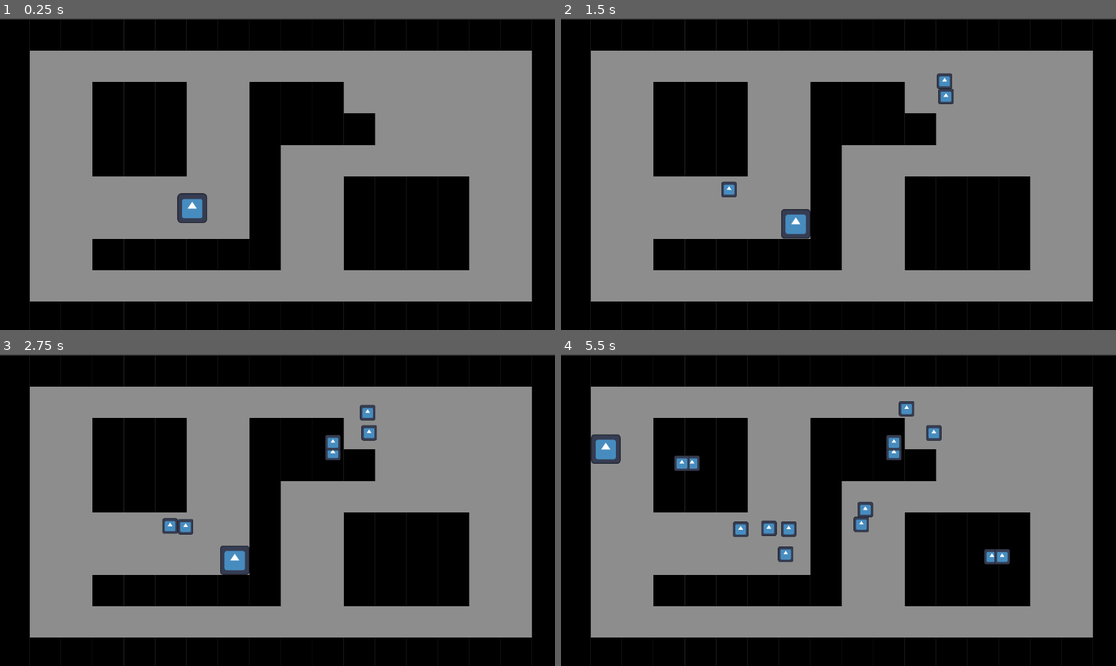
Above: before the commit, frames 1-4 (two rows, left to right).
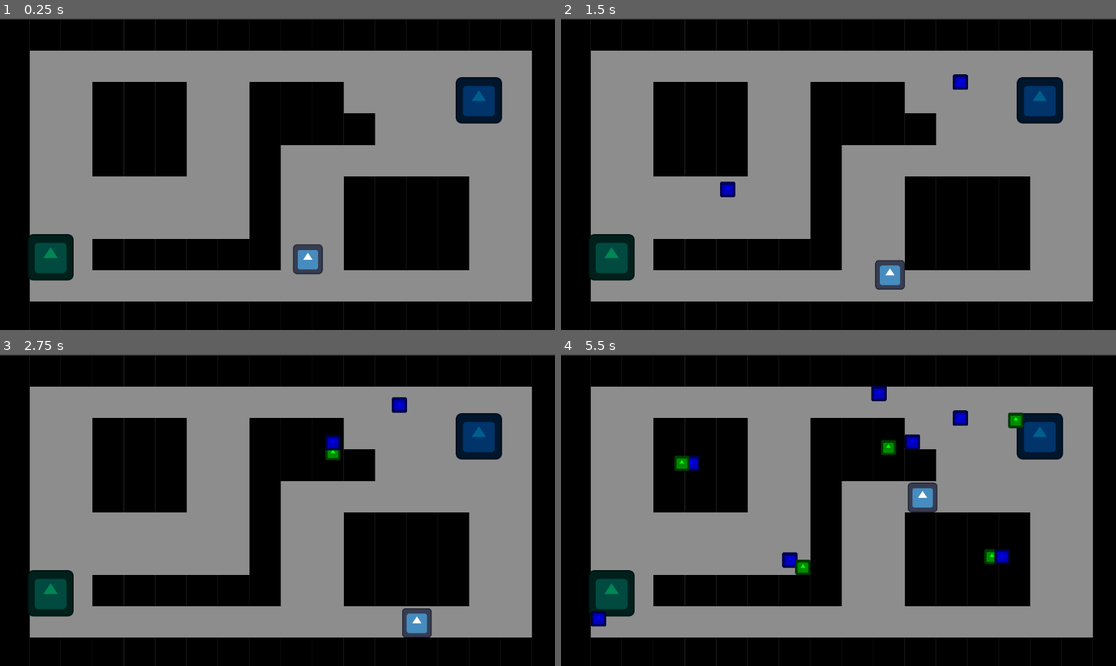
Above: after the commit, the same moments.

Repository: CarlosBobato/Spreading-It-Game-Jam
Game: Godot game, scene res://WorldScenes/2DScene/world.tscn
The game is run twice, just before and just after one commit, with the same random seed, the same clock (stepped at 60 frames per second) and the same inputs. The engine's default icon, where the game draws it, is replaced by a stand-in: a white triangle on a blue panel in a dark square.
Inputs (mouse positions are in pixels of both pictures, inside the frame that each line leads up to):
- Up to frame 1 (0.25 s): no input
- Up to frame 2 (1.5 s): tap Enter at 0.5 s; move the mouse to (960, 158) at 0.52 s; hold D (MoveRight) 0.53-1.28 s; click (960, 158) at 0.6 s; right-click (960, 158) at 0.8 s; move the mouse to (727, 189) at 1.27 s; hold S (MoveDown) from 1.28 s (still down); right-click (727, 189) at 1.35 s
- Up to frame 3 (2.75 s): click (166, 525) at 1.55 s; move the mouse to (333, 441) at 2.02 s; release S (MoveDown) at 2.03 s; hold D (MoveRight) from 2.03 s (still down); click (333, 441) at 2.1 s; right-click (333, 441) at 2.3 s
- Up to frame 4 (5.5 s): move the mouse to (810, 572) at 2.77 s; release D (MoveRight) at 2.78 s; hold W (MoveUp) 2.78-3.53 s; right-click (810, 572) at 2.85 s; click (810, 572) at 3.05 s; move the mouse to (1005, 556) at 3.52 s; hold A (MoveLeft) 3.53-5.03 s; click (1005, 556) at 3.6 s; right-click (1005, 556) at 3.8 s; move the mouse to (672, 463) at 4.27 s; right-click (672, 463) at 4.35 s; click (672, 463) at 4.55 s; move the mouse to (866, 510) at 5.02 s; hold S (MoveDown) from 5.03 s (still down); click (866, 510) at 5.1 s; right-click (866, 510) at 5.3 s

The runs differ from the first frame. In frame 1, 3.4% of the frame differs, in the area x 5-91%, y 18-85%; in frame 2, 4.0%; in frame 3, 4.3%; in frame 4, 6.0%, in the area x 5-91%, y 10-88%.
Error after the commit: Invalid cast: can't convert a non-object value to an object type. (res://BaseUnit/base_unit.gd:27)

Commit message:
unit batteling and spawner
units now properly battle and find new targets without crashing;

spawner correnctly spanwns units according to map timer;

unit pheromone, propper testing map and structure convertion are the next steps necessary;

Diff:
--- a/BaseUnit/base_unit.gd
+++ b/BaseUnit/base_unit.gd
@@ -5,6 +5,8 @@
 
 # movement
 @export var base_speed = 35
+
+var enemies:Array
 
 # battle
 var chase_enemy = false
@@ -14,7 +16,7 @@
 @onready var navigation_agent := $NavigationAgent2D as NavigationAgent2D
 
 # health values
-@export var max_health = 300
+@export var max_health = 10
 var current_health = max_health
 
 # Detects if an enemy unit entered the zone,
@@ -22,20 +24,29 @@
 # actually an enemy, the unit should proceed to
 # chansing it and finally battling it once they are near enough
 func _on_detection_area_body_entered(body):
-
-	if "team_index" in body && body.team_index != team_index:
-		enemy = body
-		chase_enemy = true
-	pass
+	if body as CharacterBody2D:
+		if "team_index" in body && body.team_index != team_index:
+			print_debug("body entered detection area")
+			enemies.push_back(body)
+			if enemy == null:
+				enemy = enemies[0]
+				chase_enemy = true
 
 # Detects if a actor has left the detection zone,
 # if said actor is the same enemy that entered earlier
 # allows for desengagement
 func _on_detection_area_body_exited(body):
-	if body == enemy:
-		chase_enemy = false
-		enemy = null
-	pass
+
+	if enemies.has(body):
+		print_debug("enemy has left the area")
+		enemies.erase(body)
+		if body == enemy:
+			if enemies.is_empty():
+				enemy = null
+				chase_enemy = false
+			else:
+				enemy = enemies.pick_random()
+				chase_enemy = true
 
 func apply_damage():
 	if current_health <= 1:
@@ -50,7 +61,19 @@
 func make_path():
 	if enemy:
 		navigation_agent.target_position = enemy.global_position
-	pass
+
+func _on_attack_frequency_timeout():
+	if chase_enemy:
+		make_path()
+
+	for index in get_slide_collision_count():
+			var collision = get_slide_collision(index)
+			var collider = collision.get_collider()
+			if collider is CharacterBody2D:
+				if chase_enemy:
+					if enemies.has(collider):
+						print_debug("is attacking")
+						collider.apply_damage()
 
 # Called when the node enters the scene tree for the first time.
 func _ready():
@@ -65,19 +88,5 @@
 	# position += (enemy.position - position)/100
 	move_and_slide()
 
-	if chase_enemy:
-		make_path()
-		pass
-
-
-	for index in get_slide_collision_count():
-		var collision = get_slide_collision(index)
-		if collision.get_collider() is CharacterBody2D:
-			if chase_enemy:
-				if current_health > 0:
-					print_debug("is attacking")
-					enemy.apply_damage()
-				pass
-			pass
-
-	pass
+	if enemy != null && !enemies.is_empty():
+		enemy = enemies[0]
--- a/BaseUnit/base_unit.tscn
+++ b/BaseUnit/base_unit.tscn
@@ -13,6 +13,8 @@
 scale = Vector2(0.25, 0.25)
 collision_layer = 2
 collision_mask = 3
+motion_mode = 1
+wall_min_slide_angle = 0.0
 script = ExtResource("1_3d14g")
 
 [node name="Sprite2D" type="Sprite2D" parent="."]
@@ -27,6 +29,7 @@
 collision_mask = 3
 
 [node name="CollisionShape2D" type="CollisionShape2D" parent="DetectionArea"]
+visible = false
 scale = Vector2(45.3837, 45.3837)
 shape = SubResource("CircleShape2D_5rl40")
 
@@ -34,6 +37,8 @@
 shape = SubResource("CircleShape2D_04ce5")
 
 [node name="AttackFrequency" type="Timer" parent="."]
+autostart = true
 
 [connection signal="body_entered" from="DetectionArea" to="." method="_on_detection_area_body_entered"]
 [connection signal="body_exited" from="DetectionArea" to="." method="_on_detection_area_body_exited"]
+[connection signal="timeout" from="AttackFrequency" to="." method="_on_attack_frequency_timeout"]
--- /dev/null
+++ b/UnitSpawner/unit_spawner.gd
@@ -0,0 +1,75 @@
+extends StaticBody2D
+
+# reference to control area
+@onready var control_area := $ControlArea as Area2D
+
+# turns to spawn a unit
+@export var spawn_turns := 3 as int
+var spawn_counter = 0
+
+# turns to convert to another team
+@export var convertion_turns := 4 as int
+var convertion_counter = 0
+
+# index of the currently belonging team
+@export var team_index: int
+
+# the turn timer of the map
+@export var turn_timer: Timer
+
+# level in which the spawner is placed
+@export var world: Node2D
+
+# enemies that entered the control area
+var enemies: Array
+
+# friendly units that entered the control area
+var friendlies: Array
+
+# Called when the node enters the scene tree for the first time.
+func _ready():
+	pass # Replace with function body.
+
+func _on_control_area_body_entered(body):
+	if "team_index" in body:
+		if body.team_index != team_index:
+			print_debug("enemy entered control area")
+			enemies.push_back(body)
+		else:
+			print_debug("friendly entered control area")
+			friendlies.push_back(body)
+
+func _on_control_area_body_exited(body):
+	if "team_index" in body:
+		if body.team_index != team_index:
+			print_debug("enemy exited control area")
+			enemies.erase(body)
+		else:
+			print_debug("friendly exited control area")
+			friendlies.erase(body)
+
+# happens every turn
+func _on_turn_timer_timeout():
+
+	print_debug("turn ended")
+
+	print_debug("spawn counter", spawn_counter)
+
+	print_debug("convertion counter", convertion_counter)
+
+	if enemies.is_empty():
+		convertion_counter = 0
+	else:
+		if friendlies.is_empty():
+			convertion_counter += 1;
+
+	if spawn_counter == spawn_turns:
+		print_debug("spawning unit")
+		world.spawn_unit(control_area, team_index)
+		spawn_counter = 0
+	else:
+		spawn_counter += 1;
+
+# Called every frame. 'delta' is the elapsed time since the previous frame.
+func _process(_delta):
+	pass
--- /dev/null
+++ b/UnitSpawner/unit_spawner.tscn
@@ -0,0 +1,29 @@
+[gd_scene load_steps=5 format=3 uid="uid://c5abnsgt63448"]
+
+[ext_resource type="Script" path="res://UnitSpawner/unit_spawner.gd" id="1_ew31j"]
+[ext_resource type="Texture2D" uid="uid://41argy5xxcp7" path="res://icon.svg" id="1_pv4k6"]
+
+[sub_resource type="CircleShape2D" id="CircleShape2D_6o0ja"]
+radius = 257.194
+
+[sub_resource type="CircleShape2D" id="CircleShape2D_f0qtx"]
+radius = 44.1814
+
+[node name="unit_spawner" type="StaticBody2D"]
+collision_mask = 7
+script = ExtResource("1_ew31j")
+
+[node name="Sprite2D" type="Sprite2D" parent="."]
+scale = Vector2(0.75, 0.75)
+texture = ExtResource("1_pv4k6")
+
+[node name="ControlArea" type="Area2D" parent="."]
+
+[node name="CollisionShape2D" type="CollisionShape2D" parent="ControlArea"]
+shape = SubResource("CircleShape2D_6o0ja")
+
+[node name="CollisionShape2D" type="CollisionShape2D" parent="."]
+shape = SubResource("CircleShape2D_f0qtx")
+
+[connection signal="body_entered" from="ControlArea" to="." method="_on_control_area_body_entered"]
+[connection signal="body_exited" from="ControlArea" to="." method="_on_control_area_body_exited"]
--- a/WorldScenes/2DScene/world.gd
+++ b/WorldScenes/2DScene/world.gd
@@ -2,7 +2,7 @@
 
 @export var player: Node2D
 
-@onready var path_timer := $PathTimer as Timer
+@onready var turn_timer := $TurnTimer as Timer
 
 # Called when the node enters the scene tree for the first time.
 func _ready():
@@ -19,13 +19,34 @@
 		spanw_minion(get_global_mouse_position())
 		pass
 
+func spawn_unit(spawn_area: Area2D, team_index: int):
+	var unit = load("res://BaseUnit/base_unit.tscn")
+	var instance = unit.instantiate()
+
+	var random = RandomNumberGenerator.new()
+	random.randomize()
+
+	instance.position.x = spawn_area.global_position.x + random.randi_range(-7, 7)
+	instance.position.y = spawn_area.global_position.y + random.randi_range(-7, 7)
+	instance.team_index = team_index
+
+	if team_index == 1:
+		instance.get_node("Sprite2D").modulate = Color(0, 0, 1)
+	elif team_index == 2:
+		instance.get_node("Sprite2D").modulate = Color(0, 1, 0)
+
+	add_child(instance)
+
+	pass
+
 func spawn_enemy(click_position):
 
 	var enemy = load("res://BaseUnit/base_unit.tscn")
 	var instance = enemy.instantiate()
 	instance.position = click_position
 	instance.team_index = 2
-	#instance.path_timer = path_timer
+	instance.get_node("Sprite2D").modulate = Color(0, 1, 0)
+	# instance.path_timer = path_timer
 	add_child(instance)
 
 	pass
@@ -36,6 +57,7 @@
 	var instance = minion.instantiate()
 	instance.position = click_position
 	instance.team_index = 1
+	instance.get_node("Sprite2D").modulate = Color(0, 0, 1)
 	# instance.path_timer = path_timer
 	add_child(instance)
 
--- a/WorldScenes/2DScene/world.tscn
+++ b/WorldScenes/2DScene/world.tscn
@@ -1,8 +1,9 @@
-[gd_scene load_steps=4 format=3 uid="uid://cjkjpq7jcp28s"]
+[gd_scene load_steps=5 format=3 uid="uid://cjkjpq7jcp28s"]
 
 [ext_resource type="PackedScene" uid="uid://dpf310fgdlv2o" path="res://PlayerScenes/player.tscn" id="1_eywy4"]
 [ext_resource type="Script" path="res://WorldScenes/2DScene/world.gd" id="1_w3pms"]
 [ext_resource type="PackedScene" uid="uid://dttffmy7mkr7w" path="res://TileMaps/debug_map.tscn" id="2_isrbe"]
+[ext_resource type="PackedScene" uid="uid://c5abnsgt63448" path="res://UnitSpawner/unit_spawner.tscn" id="4_ujfjw"]
 
 [node name="World" type="Node2D" node_paths=PackedStringArray("player")]
 script = ExtResource("1_w3pms")
@@ -21,9 +22,26 @@
 scale = Vector2(1.01787, 1.01787)
 
 [node name="Player" parent="." node_paths=PackedStringArray("current_map") instance=ExtResource("1_eywy4")]
-position = Vector2(399, 395)
+position = Vector2(639, 501)
 scale = Vector2(0.480001, 0.480001)
 current_map = NodePath("..")
 
-[node name="PathTimer" type="Timer" parent="."]
+[node name="TurnTimer" type="Timer" parent="."]
 autostart = true
+
+[node name="unit_spawner" parent="." node_paths=PackedStringArray("turn_timer", "world") instance=ExtResource("4_ujfjw")]
+modulate = Color(0, 0.52549, 0.333333, 1)
+position = Vector2(105, 497)
+team_index = 1
+turn_timer = NodePath("../TurnTimer")
+world = NodePath("..")
+
+[node name="unit_spawner2" parent="." node_paths=PackedStringArray("turn_timer", "world") instance=ExtResource("4_ujfjw")]
+modulate = Color(0, 0.368627, 0.552941, 1)
+position = Vector2(994, 171)
+team_index = 2
+turn_timer = NodePath("../TurnTimer")
+world = NodePath("..")
+
+[connection signal="timeout" from="TurnTimer" to="unit_spawner" method="_on_turn_timer_timeout"]
+[connection signal="timeout" from="TurnTimer" to="unit_spawner2" method="_on_turn_timer_timeout"]
